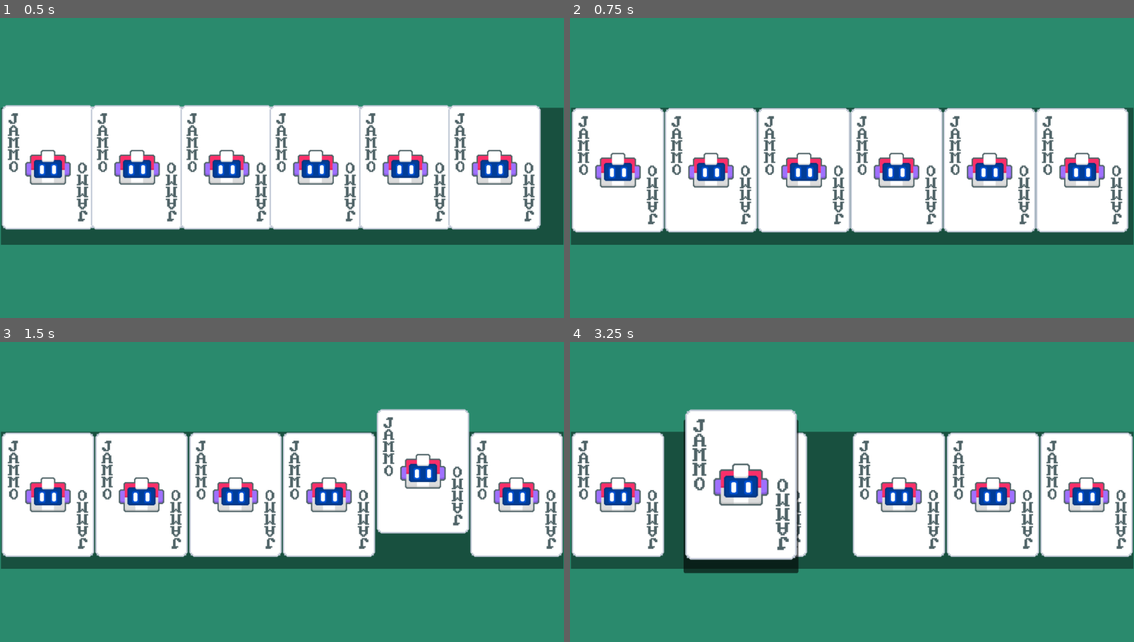
Above: before the commit, frames 1-4 (two rows, left to right).
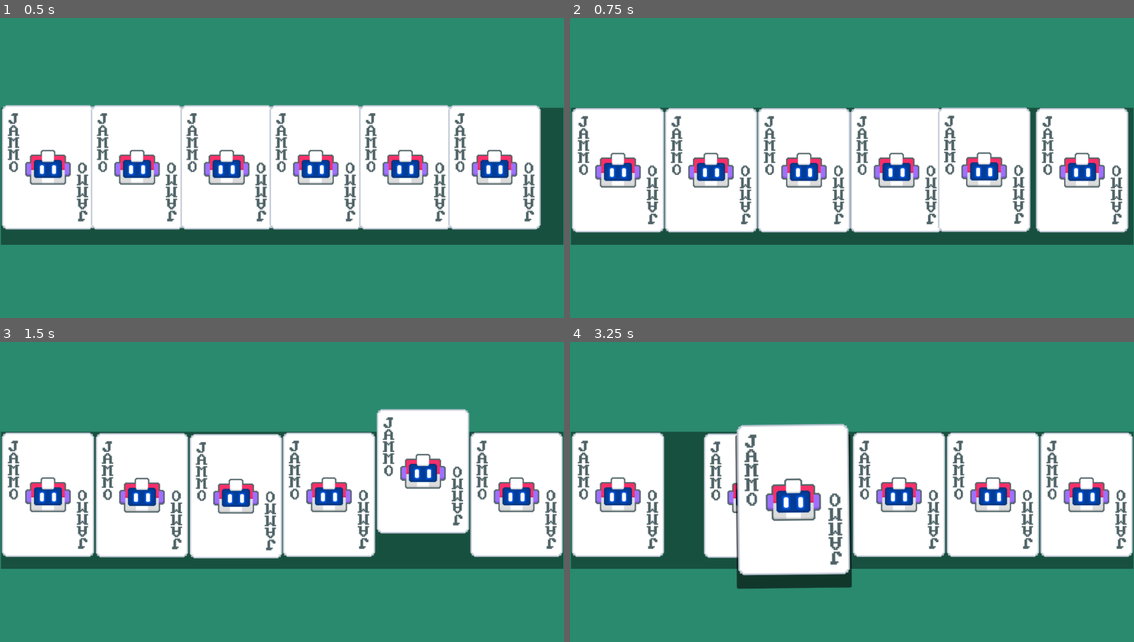
Above: after the commit, the same moments.

Repository: Clovisindo/Balatro-like
Game: Godot game, scene res://scenes/Main.tscn
The game is run twice, just before and just after one commit, with the same random seed, the same clock (stepped at 60 frames per second) and the same inputs.
Inputs (mouse positions are in pixels of both pictures, inside the frame that each line leads up to):
- Up to frame 1 (0.5 s): no input
- Up to frame 2 (0.75 s): tap Enter at 0.5 s; move the mouse to (976, 159) at 0.52 s; hold Up (ui_up) from 0.53 s (still down); tap O at 0.6 s; click (976, 159) at 0.67 s
- Up to frame 3 (1.5 s): release Up (ui_up) at 1.25 s; drag from (169, 516) to (253, 564) at 1.27 s
- Up to frame 4 (3.25 s): move the mouse to (908, 432) at 2.02 s; hold Up (ui_up) 2.03-2.75 s; tap O at 2.1 s; click (908, 432) at 2.17 s; drag from (823, 564) to (682, 453) at 2.77 s

Frame 1 is identical in both runs. In frame 2, 2.5% of the frame differs, in the area x 65-83%, y 29-72%; in frame 3, 2.6%; in frame 4, 12%, in the area x 20-50%, y 22-83%.

Commit message:
tween shake cartas
Primera version con tween y moviendo posicion para cuando pasamos el raton por encima de una carta.

Diff:
--- a/scenes/card/card.gd
+++ b/scenes/card/card.gd
@@ -4,7 +4,6 @@
 
 signal set_selected_card
 signal clean_selected_card
-
 
 @export var following_mouse: bool = false
 var card_visual: TextureRect
@@ -16,10 +15,9 @@
 var new_position: Vector2
 var state: bool = false
 var dragging: bool = false
+var m_entered: bool = false
 
-var defaultPosition:Vector2
-var offsetPosition:Vector2
-var newTransform:Vector2
+const TWEEN_DURATION = 0.05
 
 #const
 const select_state_pos_y: int = -50
@@ -34,22 +32,21 @@
 	follow_mouse()
 
 
-
 func _physics_process(delta: float) -> void:
 	follow_card_visual(delta)
-	#follow_card_visual_move(delta)
+	follow_card_visual_move(delta)
+	pass
 
 
 func follow_mouse():
 	if not following_mouse:
 		return
 	var mouse_pos: Vector2 = get_global_mouse_position()
-	global_position = mouse_pos - (size / 2.0)
+	global_position = mouse_pos - ( size / 2.0)
 
 
 func follow_card_visual(delta):
 	card_visual.global_position = lerp(card_visual.global_position, self.global_position, 0.1)
-	#card_visual.global_position = card_visual.global_position.lerp(self.global_position,delta * 40)
 
 
 func follow_card_visual_move(delta):
@@ -142,7 +139,9 @@
 		tween_return_hand.kill()
 	tween_return_hand = create_tween().set_ease(Tween.EASE_OUT).set_trans(Tween.TRANS_ELASTIC)
 	if state:
-		tween_return_hand.tween_property(self, "position:y", new_position.y + select_state_pos_y, 0.5)
+		tween_return_hand.tween_property(
+			self, "position:y", new_position.y + select_state_pos_y, 0.5
+		)
 		tween_return_hand.parallel().tween_property(self, "position:x", new_position.x, 0.5)
 	else:
 		tween_return_hand.tween_property(self, "position", new_position, 0.5)
@@ -162,12 +161,31 @@
 	tween_hover.tween_property(card_visual, "scale", Vector2.ONE, 0.55)
 
 
-func do_tween_shake(amount):
-	offsetPosition = Vector2(randf_range(-1.0,1.0),randf_range(-1.0,1.0))* amount + defaultPosition
+func do_tween_shake():
+	var shake = 3
+	var shake_duration = 0.05
+	var shake_count = 3
+	var tween: Tween
+	#card_visual.pivot_offset = Vector2(size.x /2, size.y / 2)
+	if tween and tween.is_running():
+		tween.kill()
+	tween = create_tween().set_ease(Tween.EASE_OUT).set_trans(Tween.TRANS_SINE)
+	for i in shake_count:
+		#card_visual.rotation = lerp_angle(deg_to_rad(-shake), deg_to_rad(shake), shake_duration)
+		#tween.tween_property(card_visual,"rotation", randf_range(deg_to_rad(-shake), deg_to_rad(shake)), shake_duration)
+		tween.tween_property(card_visual,"position", card_visual.position + Vector2(randf_range(-shake, shake), randf_range(-shake, shake)), shake_duration)
+		#offsetPosition = (Vector2(randf_range(-1.0, 1.0), randf_range(-1.0, 1.0)) * amount + defaultPosition)
+	#card_visual.pivot_offset = Vector2(0,0)
 
 
+func _on_mouse_entered() -> void:
+	if !m_entered:
+		m_entered = true
+		print(m_entered)
+		do_tween_shake()
 
-#func receive_shake( amount, duration):
-	#if tween_shake and tween_shake.is_running():
-		#tween_shake.kill()
-	#tween_shake.inter
+
+func _on_mouse_exited() -> void:
+	if m_entered:
+		m_entered = false
+		print(m_entered)
--- a/scenes/card/card2.gd
+++ b/scenes/card/card2.gd
@@ -12,7 +12,7 @@
 
 
 func _ready() -> void:
-	pass # Replace with function body.
+	pass  # Replace with function body.
 
 
 func _process(delta: float) -> void:
@@ -32,6 +32,7 @@
 	#return
 	#if not event is InputEventMouseMotion:
 	#return
+
 
 func handle_mouse_click(event: InputEvent) -> void:
 	if not event is InputEventMouseButton:
